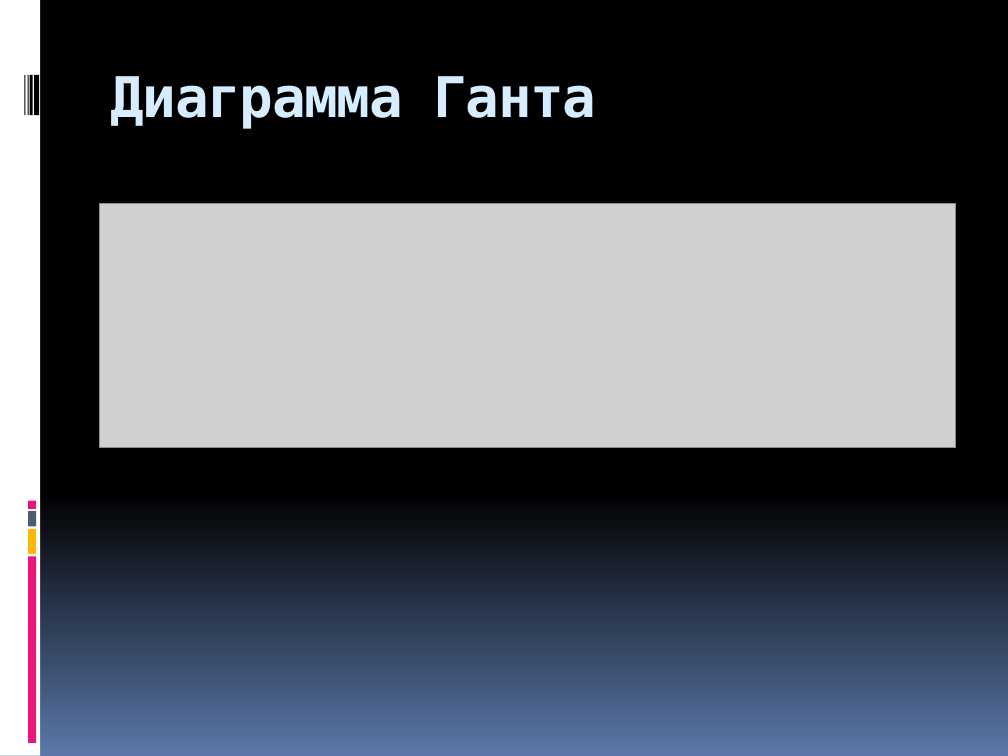
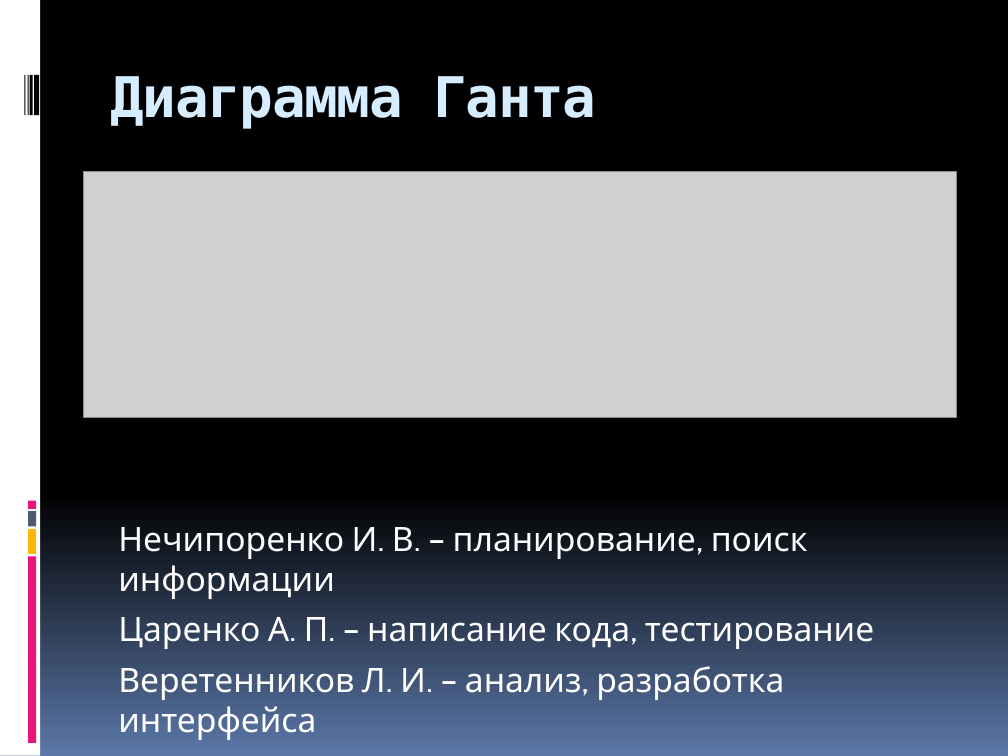
Before and after one commit to LeVVeri/FirstTestRepo, a slide deck: slide 4 of Веретенников.Нечипоренко.Царенко/ПР+5%.pptx. Drawn at 1008x756 pixels with LibreOffice and Linux fonts; fonts in the diff are those of the drawing; grey boxes stand for pictures. Boxes give left, top, right and bottom in pixels: in the first picture for what was removed or moved away, otherwise in the second. Text is boxed around its words. In the diff, an @@ line names an element or a change of style, - is before the commit and + after.

```diff
--- a/Веретенников.Нечипоренко.Царенко/ПР+5%.pptx
+++ b/Веретенников.Нечипоренко.Царенко/ПР+5%.pptx
@@ picture: place and size @@
-picture at [99,204,956,448]
+picture at [84,171,957,417]
@@ text added at [118,527,874,700], 24 pt, text #FFFFFF @@
+Нечипоренко И. В. – планирование, поиск информации
+Царенко А. П. – написание кода, тестирование
+Веретенников Л. И. – анализ, разработка интерфейса
```
Also in this commit, not shown: 2 other slides changed, 1 slide added, 1 slide removed, 12 other files.
